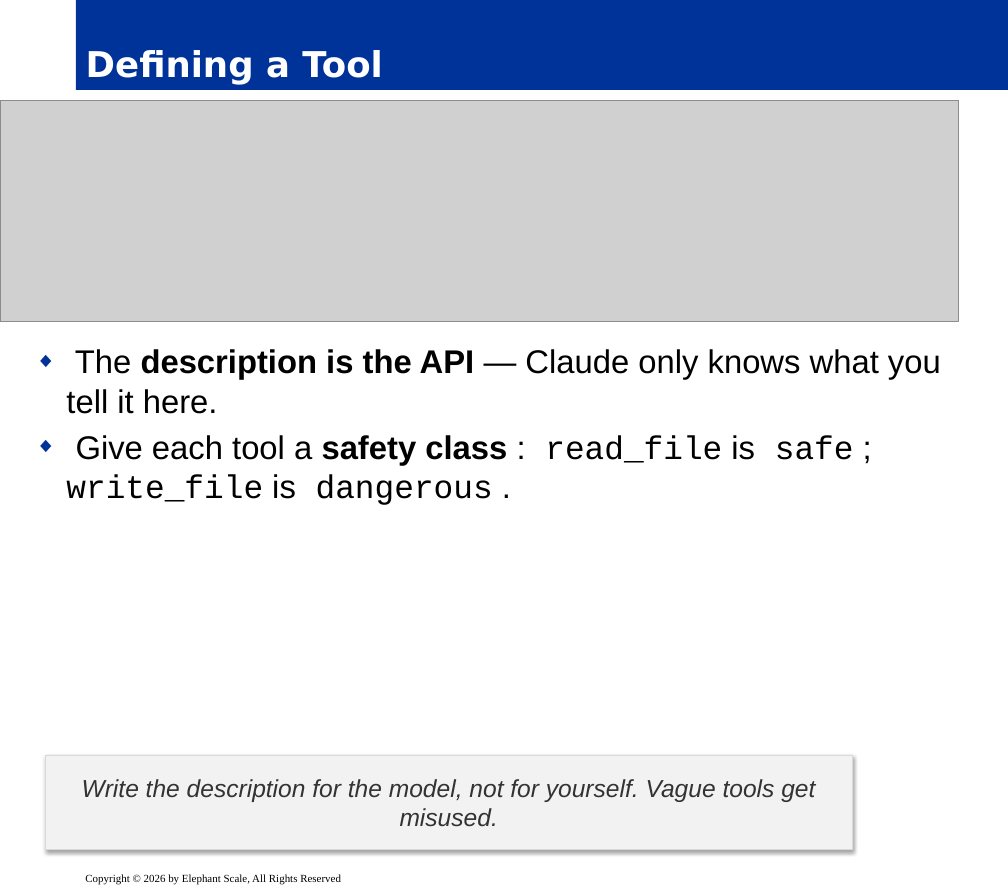
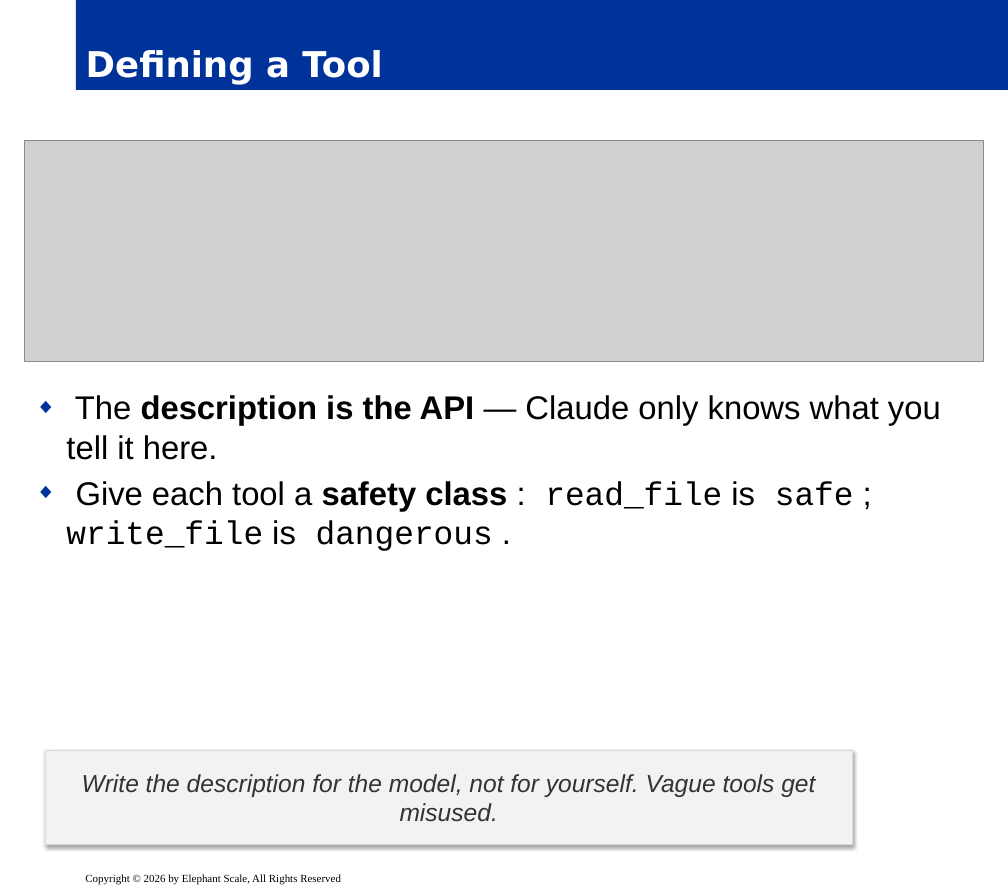
Before and after one commit to elephantscale/Building-Agentic-AI, a slide deck: slide 6 of slides/release/11-claude-agents.pptx. Drawn at 1008x892 pixels with LibreOffice and Linux fonts; fonts in the diff are those of the drawing; grey boxes stand for pictures; background and template pictures are left out. Boxes give left, top, right and bottom in pixels: in the first picture for what was removed or moved away, otherwise in the second. Text is boxed around its words. In the diff, an @@ line names an element or a change of style, - is before the commit and + after.

```diff
--- a/slides/release/11-claude-agents.pptx
+++ b/slides/release/11-claude-agents.pptx
@@ text "The description is the API ...": place and size @@
-text "The description is the API ..." at box(66, 349, 941, 505)
+text "The description is the API ..." at box(66, 395, 941, 551)
@@ picture: place and size @@
-picture at box(0, 100, 959, 322)
+picture at box(25, 141, 983, 362)
@@ rectangle "Write the description for the ...": place and size @@
-rectangle "Write the description for the ..." at box(45, 755, 853, 850)
+rectangle "Write the description for the ..." at box(45, 750, 853, 845)
```
Also in this commit, not shown: 12 other slides changed.
